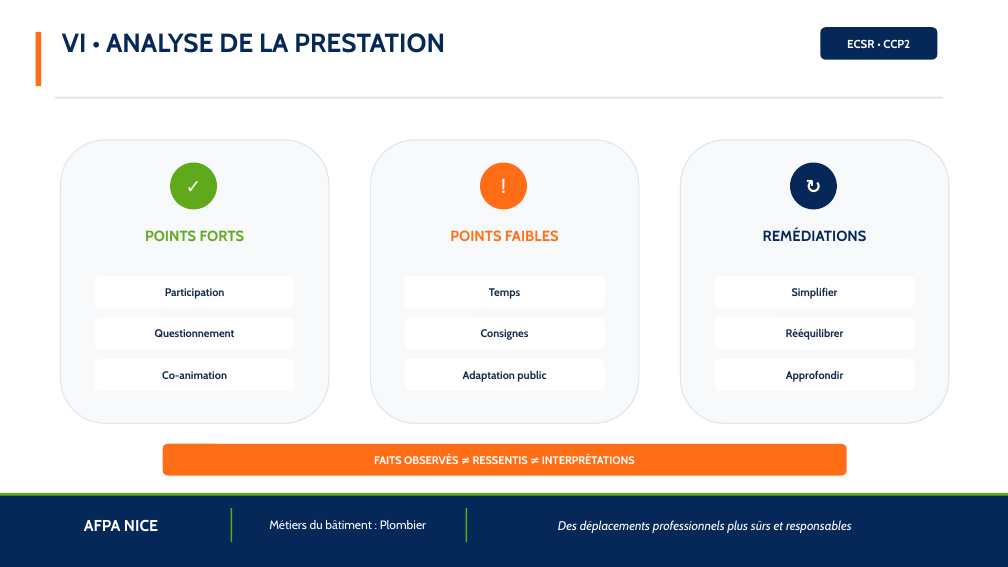
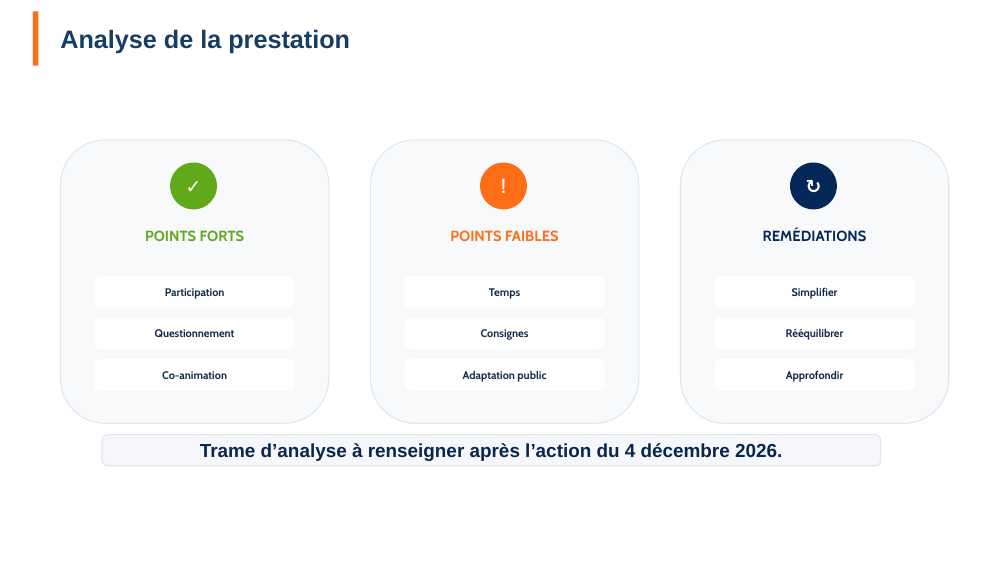
Before and after one commit to SamEva-dev/Memoir-TP-ECSR, a slide deck: slide 17 of Memoire_presentation.pptx. Drawn at 1008x567 pixels with LibreOffice and Linux fonts; fonts in the diff are those of the drawing; background and template pictures are left out. Boxes give left, top, right and bottom in pixels: in the first picture for what was removed or moved away, otherwise in the second. Text is boxed around its words. In the diff, an @@ line names an element or a change of style, - is before the commit and + after.

```diff
--- a/Memoire_presentation.pptx
+++ b/Memoire_presentation.pptx
@@ rectangle: place and size @@
-rectangle at (36, 32, 41, 86)
+rectangle at (33, 11, 38, 66)
@@ text at (60, 29, 350, 54): text changed; size 25 to 24 pt; font Cabin to Arial; text colour #052859 to #163E64 @@
-VI • ANALYSE DE LA PRESTATION
+Analyse de la prestation
@@ text "ECSR • CCP2": place and size @@
-text "ECSR • CCP2" at (820, 27, 938, 60)
+text "ECSR • CCP2" at (771, 11, 975, 45)
@@ text "ECSR • CCP2" at (771, 11, 975, 45): size 11 to 12 pt, font Cabin to Arial; alignment centre to right; vertical alignment middle to top; fill #052859 to none @@
@@ rectangle removed at (54, 97, 943, 99) @@
@@ rounded rectangle added at (102, 435, 881, 466), fill #F5F7FA, outline #E1E6EB 1 pt, 18 pt, text #08274B, bold @@
+Trame d’analyse à renseigner après l’action du 4 décembre 2026.
@@ rounded rectangle removed at (163, 444, 847, 476) @@
-FAITS OBSERVÉS ≠ RESSENTIS ≠ INTERPRÉTATIONS
@@ rectangle removed at (0, 495, 1008, 567) @@
@@ rectangle removed at (0, 493, 1008, 496) @@
@@ rectangle removed at (231, 508, 232, 542) @@
@@ rectangle removed at (466, 508, 467, 542) @@
@@ text removed at (84, 519, 158, 532) @@
-AFPA NICE
@@ text removed at (269, 520, 426, 529) @@
-Métiers du bâtiment : Plombier
@@ text removed at (558, 520, 852, 533) @@
-Des déplacements professionnels plus sûrs et responsables
```
Also in this commit, not shown: 15 other slides changed, 2 slides added, 2 slides removed, 23 other files.
